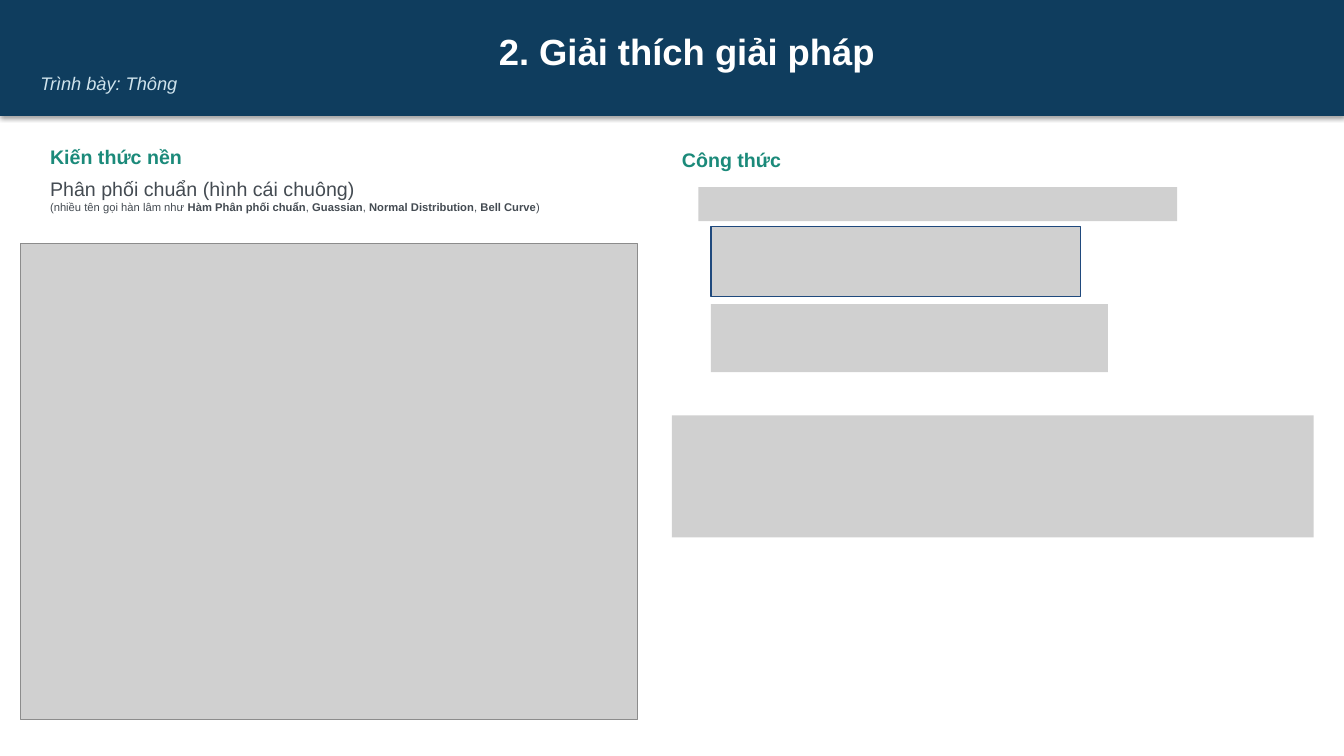
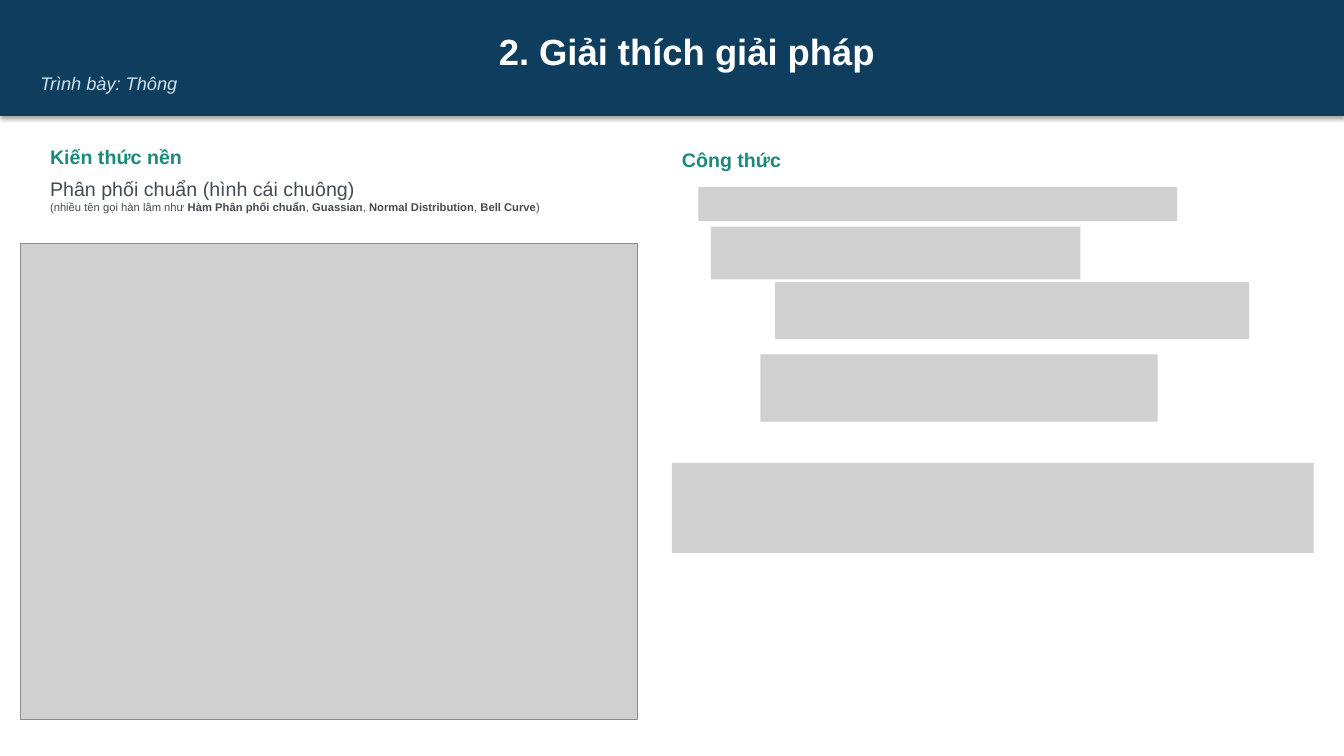
Before and after one commit to dinhdatthong1809/gaussian-mixture-model, a slide deck: slide 13 of Slide.pptx. Drawn at 1344x756 pixels with LibreOffice and Linux fonts; fonts in the diff are those of the drawing; grey boxes stand for pictures. Boxes give left, top, right and bottom in pixels: in the first picture for what was removed or moved away, otherwise in the second. Text is boxed around its words. In the diff, an @@ line names an element or a change of style, - is before the commit and + after.

```diff
--- a/Slide.pptx
+++ b/Slide.pptx
@@ picture: place and size @@
-picture at [711,227,1081,297]
+picture at [711,227,1081,279]
@@ picture added at [775,282,1249,340] @@
@@ picture removed at [711,304,1108,339] @@
@@ picture removed at [711,338,1108,372] @@
@@ picture added at [760,354,1157,388] @@
@@ picture added at [760,388,1157,422] @@
@@ picture: place and size @@
-picture at [673,415,1314,537]
+picture at [673,463,1314,553]
```
Also in this commit, not shown: 7 other slides changed, 4 slides added.
